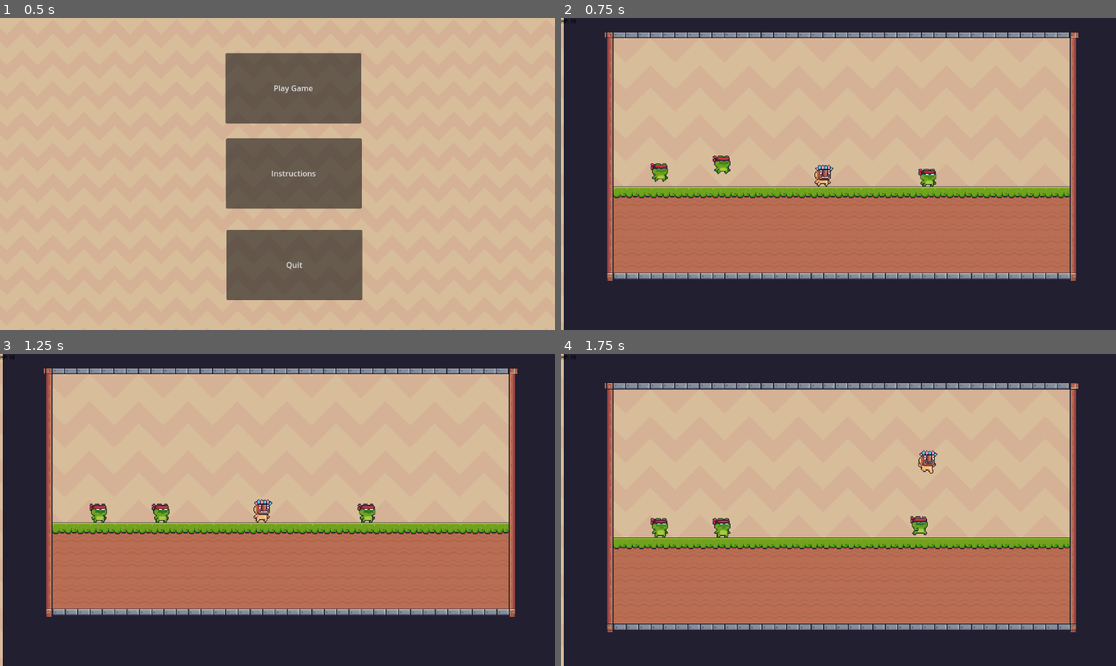
Above: before the commit, frames 1-4 (two rows, left to right).
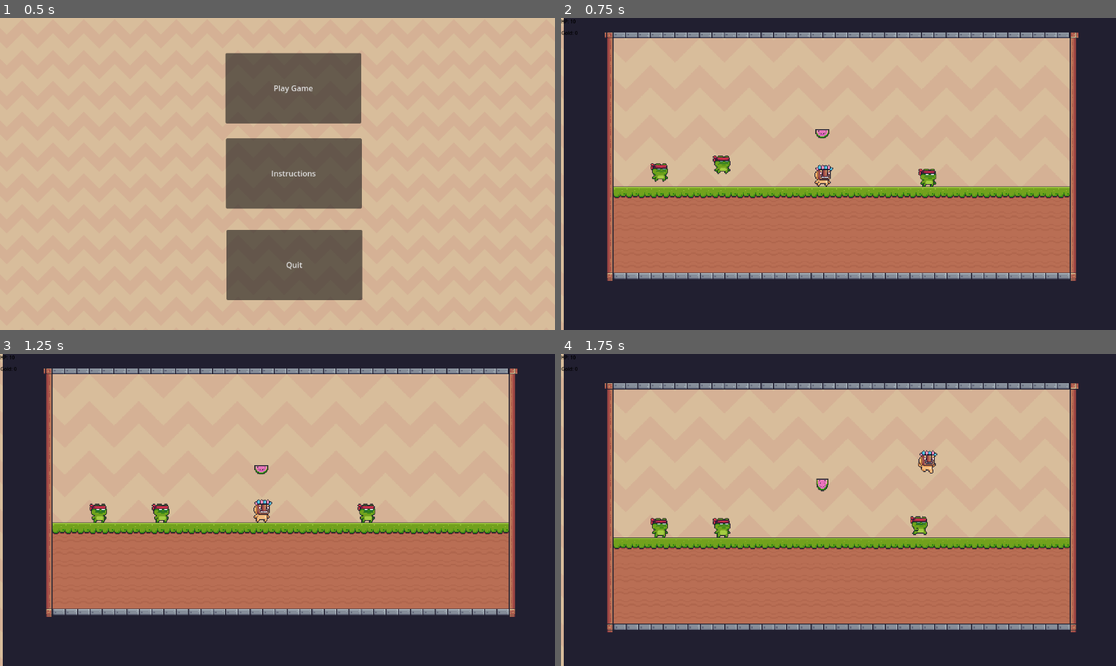
Above: after the commit, the same moments.

Repository: KeemL/Godot-Game
Game: Godot game, scene res://main.tscn
The game is run twice, just before and just after one commit, with the same random seed, the same clock (stepped at 60 frames per second) and the same inputs.
Inputs:
- Up to frame 1 (0.5 s): no input
- Up to frame 2 (0.75 s): click "Play Game" at 0.5 s
- Up to frame 3 (1.25 s): no input
- Up to frame 4 (1.75 s): tap Enter (ui_accept) at 1.25, 1.52 s; hold Right (ui_right) from 1.28 s (still down)

Frame 1 is identical in both runs. In frame 2, less than 0.1% of the frame differs, in the area x 0-49%, y 4-39%; in frame 3, less than 0.1%; in frame 4, less than 0.1%, in the area x 0-49%, y 4-45%.

Commit message:
added collectables
gold and melons

Diff:
--- /dev/null
+++ b/Collectables/cherry.tscn
@@ -0,0 +1,293 @@
+[gd_scene load_steps=33 format=3 uid="uid://bv0e4tt7o2o8n"]
+
+[ext_resource type="Texture2D" uid="uid://dhvqkv3h1l1mj" path="res://Free/Items/Fruits/Collected.png" id="1_msq8o"]
+[ext_resource type="Texture2D" uid="uid://bdj5lccon332a" path="res://Free/Items/Fruits/Melon.png" id="2_s4pt2"]
+
+[sub_resource type="GDScript" id="GDScript_p0v2p"]
+script/source = "extends Area2D
+
+func _ready():
+	get_node(\"AnimatedSprite2D\").play(\"idle\")
+
+func _on_body_entered(body):
+	if body.name == \"Player\":
+		Game.Gold += 5
+		var tween = get_tree().create_tween()
+		var tween1 = get_tree().create_tween()
+		tween.tween_property(self, \"position\", position - Vector2(0,35), 0.4)
+		tween1.tween_property(self, \"modulate:a\", 0, 0.3)
+
+		tween.tween_callback(queue_free)
+
+"
+
+[sub_resource type="CircleShape2D" id="CircleShape2D_r5w8a"]
+radius = 9.0
+
+[sub_resource type="AtlasTexture" id="AtlasTexture_7vb5l"]
+atlas = ExtResource("1_msq8o")
+region = Rect2(0, 0, 32, 32)
+
+[sub_resource type="AtlasTexture" id="AtlasTexture_2g0uq"]
+atlas = ExtResource("1_msq8o")
+region = Rect2(32, 0, 32, 32)
+
+[sub_resource type="AtlasTexture" id="AtlasTexture_aktc7"]
+atlas = ExtResource("1_msq8o")
+region = Rect2(64, 0, 32, 32)
+
+[sub_resource type="AtlasTexture" id="AtlasTexture_wep88"]
+atlas = ExtResource("1_msq8o")
+region = Rect2(96, 0, 32, 32)
+
+[sub_resource type="AtlasTexture" id="AtlasTexture_hb0ff"]
+atlas = ExtResource("1_msq8o")
+region = Rect2(128, 0, 32, 32)
+
+[sub_resource type="AtlasTexture" id="AtlasTexture_dd4nb"]
+atlas = ExtResource("1_msq8o")
+region = Rect2(160, 0, 32, 32)
+
+[sub_resource type="AtlasTexture" id="AtlasTexture_6p4do"]
+atlas = ExtResource("2_s4pt2")
+region = Rect2(0, 0, 32, 32)
+
+[sub_resource type="AtlasTexture" id="AtlasTexture_0mcx2"]
+atlas = ExtResource("2_s4pt2")
+region = Rect2(32, 0, 32, 32)
+
+[sub_resource type="AtlasTexture" id="AtlasTexture_7r7rm"]
+atlas = ExtResource("2_s4pt2")
+region = Rect2(64, 0, 32, 32)
+
+[sub_resource type="AtlasTexture" id="AtlasTexture_b1bgr"]
+atlas = ExtResource("2_s4pt2")
+region = Rect2(96, 0, 32, 32)
+
+[sub_resource type="AtlasTexture" id="AtlasTexture_yuvf7"]
+atlas = ExtResource("2_s4pt2")
+region = Rect2(128, 0, 32, 32)
+
+[sub_resource type="AtlasTexture" id="AtlasTexture_gr736"]
+atlas = ExtResource("2_s4pt2")
+region = Rect2(160, 0, 32, 32)
+
+[sub_resource type="AtlasTexture" id="AtlasTexture_14s66"]
+atlas = ExtResource("2_s4pt2")
+region = Rect2(192, 0, 32, 32)
+
+[sub_resource type="AtlasTexture" id="AtlasTexture_0wyxa"]
+atlas = ExtResource("2_s4pt2")
+region = Rect2(224, 0, 32, 32)
+
+[sub_resource type="AtlasTexture" id="AtlasTexture_kip3q"]
+atlas = ExtResource("2_s4pt2")
+region = Rect2(256, 0, 32, 32)
+
+[sub_resource type="AtlasTexture" id="AtlasTexture_i4tk6"]
+atlas = ExtResource("2_s4pt2")
+region = Rect2(288, 0, 32, 32)
+
+[sub_resource type="AtlasTexture" id="AtlasTexture_q44uj"]
+atlas = ExtResource("2_s4pt2")
+region = Rect2(320, 0, 32, 32)
+
+[sub_resource type="AtlasTexture" id="AtlasTexture_7vek1"]
+atlas = ExtResource("2_s4pt2")
+region = Rect2(352, 0, 32, 32)
+
+[sub_resource type="AtlasTexture" id="AtlasTexture_dfpmu"]
+atlas = ExtResource("2_s4pt2")
+region = Rect2(384, 0, 32, 32)
+
+[sub_resource type="AtlasTexture" id="AtlasTexture_i3f2s"]
+atlas = ExtResource("2_s4pt2")
+region = Rect2(416, 0, 32, 32)
+
+[sub_resource type="AtlasTexture" id="AtlasTexture_dxygl"]
+atlas = ExtResource("2_s4pt2")
+region = Rect2(448, 0, 32, 32)
+
+[sub_resource type="AtlasTexture" id="AtlasTexture_x208k"]
+atlas = ExtResource("2_s4pt2")
+region = Rect2(480, 0, 32, 32)
+
+[sub_resource type="AtlasTexture" id="AtlasTexture_3khn8"]
+atlas = ExtResource("2_s4pt2")
+region = Rect2(512, 0, 32, 32)
+
+[sub_resource type="SpriteFrames" id="SpriteFrames_e5l8a"]
+animations = [{
+"frames": [{
+"duration": 1.0,
+"texture": SubResource("AtlasTexture_7vb5l")
+}, {
+"duration": 1.0,
+"texture": SubResource("AtlasTexture_2g0uq")
+}, {
+"duration": 1.0,
+"texture": SubResource("AtlasTexture_aktc7")
+}, {
+"duration": 1.0,
+"texture": SubResource("AtlasTexture_wep88")
+}, {
+"duration": 1.0,
+"texture": SubResource("AtlasTexture_hb0ff")
+}, {
+"duration": 1.0,
+"texture": SubResource("AtlasTexture_dd4nb")
+}],
+"loop": true,
+"name": &"hit",
+"speed": 5.0
+}, {
+"frames": [{
+"duration": 1.0,
+"texture": SubResource("AtlasTexture_6p4do")
+}, {
+"duration": 1.0,
+"texture": SubResource("AtlasTexture_0mcx2")
+}, {
+"duration": 1.0,
+"texture": SubResource("AtlasTexture_7r7rm")
+}, {
+"duration": 1.0,
+"texture": SubResource("AtlasTexture_b1bgr")
+}, {
+"duration": 1.0,
+"texture": SubResource("AtlasTexture_yuvf7")
+}, {
+"duration": 1.0,
+"texture": SubResource("AtlasTexture_gr736")
+}, {
+"duration": 1.0,
+"texture": SubResource("AtlasTexture_14s66")
+}, {
+"duration": 1.0,
+"texture": SubResource("AtlasTexture_0wyxa")
+}, {
+"duration": 1.0,
+"texture": SubResource("AtlasTexture_kip3q")
+}, {
+"duration": 1.0,
+"texture": SubResource("AtlasTexture_i4tk6")
+}, {
+"duration": 1.0,
+"texture": SubResource("AtlasTexture_q44uj")
+}, {
+"duration": 1.0,
+"texture": SubResource("AtlasTexture_7vek1")
+}, {
+"duration": 1.0,
+"texture": SubResource("AtlasTexture_dfpmu")
+}, {
+"duration": 1.0,
+"texture": SubResource("AtlasTexture_i3f2s")
+}, {
+"duration": 1.0,
+"texture": SubResource("AtlasTexture_dxygl")
+}, {
+"duration": 1.0,
+"texture": SubResource("AtlasTexture_x208k")
+}, {
+"duration": 1.0,
+"texture": SubResource("AtlasTexture_3khn8")
+}],
+"loop": true,
+"name": &"idle",
+"speed": 5.0
+}]
+
+[sub_resource type="Animation" id="Animation_5w8hj"]
+resource_name = "idle"
+tracks/0/type = "value"
+tracks/0/imported = false
+tracks/0/enabled = true
+tracks/0/path = NodePath("AnimatedSprite2D:animation")
+tracks/0/interp = 1
+tracks/0/loop_wrap = true
+tracks/0/keys = {
+"times": PackedFloat32Array(0),
+"transitions": PackedFloat32Array(1),
+"update": 1,
+"values": [&"idle"]
+}
+tracks/1/type = "value"
+tracks/1/imported = false
+tracks/1/enabled = true
+tracks/1/path = NodePath("AnimatedSprite2D:frame")
+tracks/1/interp = 1
+tracks/1/loop_wrap = true
+tracks/1/keys = {
+"times": PackedFloat32Array(0, 0.1, 0.2, 0.3, 0.4, 0.5, 0.6, 0.7, 0.8, 0.9, 1),
+"transitions": PackedFloat32Array(1, 1, 1, 1, 1, 1, 1, 1, 1, 1, 1),
+"update": 1,
+"values": [0, 1, 2, 3, 4, 5, 6, 7, 8, 9, 16]
+}
+
+[sub_resource type="Animation" id="Animation_nus8q"]
+length = 0.001
+tracks/0/type = "value"
+tracks/0/imported = false
+tracks/0/enabled = true
+tracks/0/path = NodePath("AnimatedSprite2D:frame")
+tracks/0/interp = 1
+tracks/0/loop_wrap = true
+tracks/0/keys = {
+"times": PackedFloat32Array(0),
+"transitions": PackedFloat32Array(1),
+"update": 1,
+"values": [1]
+}
+
+[sub_resource type="Animation" id="Animation_exfoy"]
+resource_name = "hit"
+tracks/0/type = "value"
+tracks/0/imported = false
+tracks/0/enabled = true
+tracks/0/path = NodePath("AnimatedSprite2D:animation")
+tracks/0/interp = 1
+tracks/0/loop_wrap = true
+tracks/0/keys = {
+"times": PackedFloat32Array(0),
+"transitions": PackedFloat32Array(1),
+"update": 1,
+"values": [&"hit"]
+}
+tracks/1/type = "value"
+tracks/1/imported = false
+tracks/1/enabled = true
+tracks/1/path = NodePath("AnimatedSprite2D:frame")
+tracks/1/interp = 1
+tracks/1/loop_wrap = true
+tracks/1/keys = {
+"times": PackedFloat32Array(0, 0.1, 0.2, 0.3, 0.4, 0.5),
+"transitions": PackedFloat32Array(1, 1, 1, 1, 1, 1),
+"update": 1,
+"values": [0, 1, 2, 3, 4, 5]
+}
+
+[sub_resource type="AnimationLibrary" id="AnimationLibrary_tlndc"]
+_data = {
+"RESET": SubResource("Animation_nus8q"),
+"hit": SubResource("Animation_exfoy"),
+"idle": SubResource("Animation_5w8hj")
+}
+
+[node name="Cherry" type="Area2D"]
+script = SubResource("GDScript_p0v2p")
+
+[node name="CollisionShape2D" type="CollisionShape2D" parent="."]
+shape = SubResource("CircleShape2D_r5w8a")
+
+[node name="AnimatedSprite2D" type="AnimatedSprite2D" parent="."]
+sprite_frames = SubResource("SpriteFrames_e5l8a")
+animation = &"idle"
+frame = 1
+
+[node name="AnimationPlayer" type="AnimationPlayer" parent="."]
+libraries = {
+"": SubResource("AnimationLibrary_tlndc")
+}
+
+[connection signal="body_entered" from="." to="." method="_on_body_entered"]
--- a/Global/Utils.gd
+++ b/Global/Utils.gd
@@ -1,3 +1,21 @@
 extends Node
 
 const SAVE_PATH = "res://savegame.bin"
+
+func saveGame():
+	var file = FileAccess.open(SAVE_PATH, FileAccess.WRITE)
+	var data: Dictionary = {
+		"playerHP": Game.playerHP,
+		"Gold": Game.Gold
+	}
+	var jstr = JSON.stringify(data)
+	file.store_line(jstr)
+
+func loadGame():
+	var file = FileAccess.open(SAVE_PATH, FileAccess.READ)
+	if FileAccess.file_exists(SAVE_PATH) == true:
+		if not file.eof_reached():
+			var current_line = JSON.parse_string(file.get_line())
+			if current_line:
+				Game.playerHP = current_line["playerHP"]
+				Game.Gold = current_line["Gold"]
--- a/Player/Player.gd
+++ b/Player/Player.gd
@@ -1,6 +1,6 @@
 extends CharacterBody2D
 
-var health = 10;
+
 const SPEED = 300.0
 const JUMP_VELOCITY = -400.0
 
@@ -39,6 +39,6 @@
 		anim.play("Fall")
 	move_and_slide()
 
-	if health <= 0:
+	if Game.playerHP <= 0:
 		queue_free()
 		get_tree().change_scene_to_file("res://world.tscn")
--- a/frog.gd
+++ b/frog.gd
@@ -44,10 +44,14 @@
 
 func _on_player_collision_body_entered(body):
 	if body.name == "Player":
-		body.health -= 3;
-		death()
+		if get_node("AnimatedSprite2D").animation != "death":
+			Game.playerHP -= 3;
+			death()
 
 func death():
+	if get_node("AnimatedSprite2D").animation != "death":
+		Game.Gold += 5
+	Utils.saveGame()
 	chase = false
 	get_node("AnimatedSprite2D").play("death")
 	print("die")
--- a/frog.tscn
+++ b/frog.tscn
@@ -544,3 +544,4 @@
 [connection signal="body_exited" from="PlayerDetection" to="." method="_on_player_detection_body_exited"]
 [connection signal="body_entered" from="PlayerDeath" to="." method="_on_player_death_body_entered"]
 [connection signal="body_entered" from="PlayerCollision" to="." method="_on_player_collision_body_entered"]
+[connection signal="property_list_changed" from="PlayerCollision/CollisionShape2D" to="." method="_on_collision_shape_2d_property_list_changed"]
--- a/main.tscn
+++ b/main.tscn
@@ -6,9 +6,11 @@
 script/source = "extends Node2D
 
 
+func _ready():
+	Utils.saveGame()
+	Utils.loadGame()
 func _on_quit_pressed():
 	get_tree().quit()
-
 
 func _on_play_pressed():
 	get_tree().change_scene_to_file(\"res://world.tscn\")
--- a/world.tscn
+++ b/world.tscn
@@ -1,10 +1,11 @@
-[gd_scene load_steps=10 format=3 uid="uid://g0oiwr8rueip"]
+[gd_scene load_steps=12 format=3 uid="uid://g0oiwr8rueip"]
 
 [ext_resource type="Texture2D" uid="uid://dtfp44e06u4s6" path="res://Free/Terrain/Terrain (16x16).png" id="1_153nc"]
 [ext_resource type="Script" path="res://BG.gd" id="1_gx4ah"]
 [ext_resource type="PackedScene" uid="uid://dgcu1ksg6bj6g" path="res://Player/Player.tscn" id="1_qe482"]
 [ext_resource type="Texture2D" uid="uid://bx0px1f22jfcm" path="res://Free/Background/Brown.png" id="2_8yirc"]
 [ext_resource type="PackedScene" uid="uid://tf4rjyb03mqx" path="res://frog.tscn" id="5_2etwl"]
+[ext_resource type="PackedScene" uid="uid://bv0e4tt7o2o8n" path="res://Collectables/cherry.tscn" id="6_jdb8l"]
 
 [sub_resource type="TileSetAtlasSource" id="TileSetAtlasSource_mu57n"]
 texture = ExtResource("1_153nc")
@@ -496,11 +497,20 @@
 script/source = "extends Node
 "
 
-[sub_resource type="GDScript" id="GDScript_7tgq2"]
+[sub_resource type="GDScript" id="GDScript_jf5oe"]
 script/source = "extends Label
 
 func _process(delta):
-	text = \"HP: \" + str(get_node(\"../../Player/Player\").health)
+	text = \"HP: \" + str(Game.playerHP)
+
+"
+
+[sub_resource type="GDScript" id="GDScript_0yjke"]
+script/source = "extends Label
+
+func _process(delta):
+	text = \"Gold: \" + str(Game.Gold)
+
 "
 
 [node name="World" type="Node2D"]
@@ -989,4 +999,19 @@
 theme_override_colors/font_color = Color(0, 0, 0, 1)
 theme_override_font_sizes/font_size = 10
 text = "HP:"
-script = SubResource("GDScript_7tgq2")
+script = SubResource("GDScript_jf5oe")
+
+[node name="gold" type="Label" parent="UI"]
+offset_left = 1.0
+offset_top = 24.0
+offset_right = 41.0
+offset_bottom = 47.0
+theme_override_colors/font_color = Color(0, 0, 0, 1)
+theme_override_font_sizes/font_size = 10
+text = "Gold:"
+script = SubResource("GDScript_0yjke")
+
+[node name="Collectables" type="Node2D" parent="."]
+
+[node name="Cherry" parent="Collectables" instance=ExtResource("6_jdb8l")]
+position = Vector2(319, 220)
Not shown, added: savegame.bin
